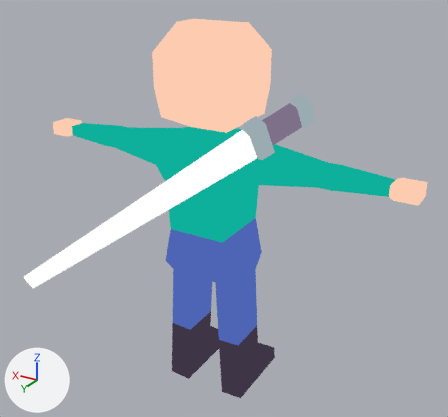
One commit to the Blender file bleed-client/blender/Human.blend: the scene before it, then after it.
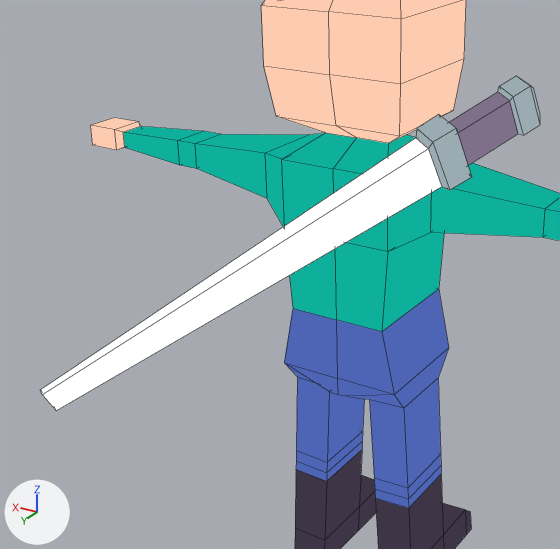
Each version is shown whole from a camera (50 mm lens) standing at (-0.528, 0.846, 0.77) and looking at (-0.075, 0.092, 0.393), then close up on the part from 0% to 73% of the width and 12% to 89% of the height. The lights are fixed; the arrows at lower left show +X, +Y and +Z. The close-ups show mesh edges as thin lines.

The first close-up shows 'Character', 'Sword'.
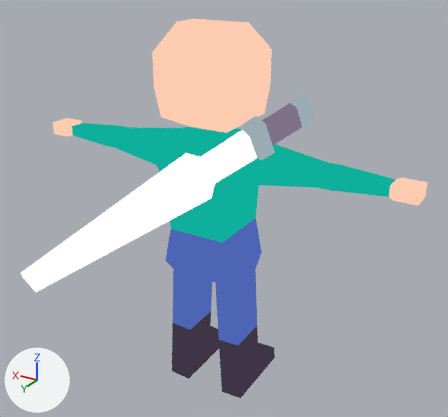
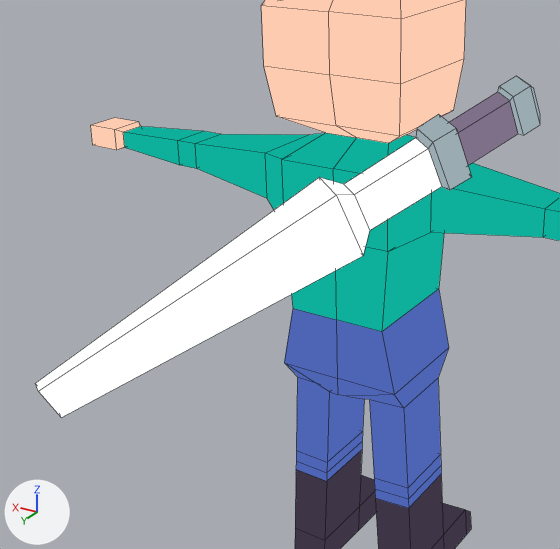
Changed parts and their boxes [x1, y1, x2, y2] in the close-ups (560 x 549 px):
'Sword', reshaped: before [41, 76, 540, 411]; after [35, 76, 540, 417]
part 1 of me_cube_003, built on: before [41, 138, 434, 411]; after [35, 138, 434, 417]

What changed in the scene script:
```text
Change me_cube_003:
    used by ob_sword; location = (-0.2305, 0.2033, 0.5629); rotation_euler = (-3.59, -0.209, -0.521), in degrees (-206, -12, -30); scale = (0.0113, 0.231, 0.0226)
    remove me_cube_003.from_pydata(...)  # 36 vertices, 34 faces; spans x 0.87..2.87, y -1.47..0.2, z -1.03..0.97
    add me_cube_003.from_pydata(...)  # 44 vertices, 42 faces; spans x 0.75..3.0, y -1.47..0.2, z -1.33..1.26
    me_cube_003 part 1
    4 faces are deleted
    4 vertices move from x 1.64..2.1, y -1.47, z -0.43..0.36 to x 1.49..2.25, y -1.47, z -0.68..0.61
    8 vertices are added at x 0.75..3.0, y -0.49..-0.44, z -1.33..1.26
    12 new faces join them
```
